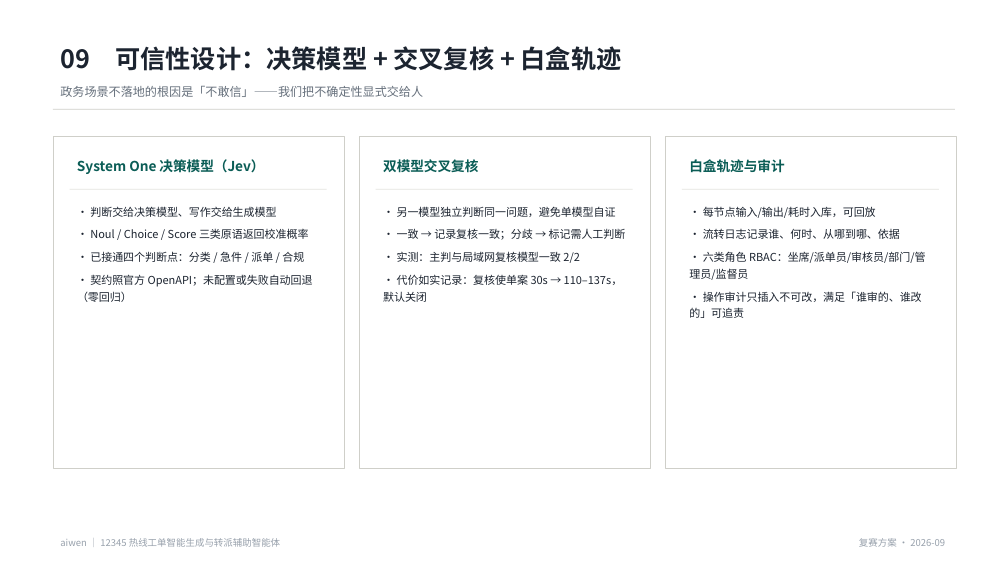
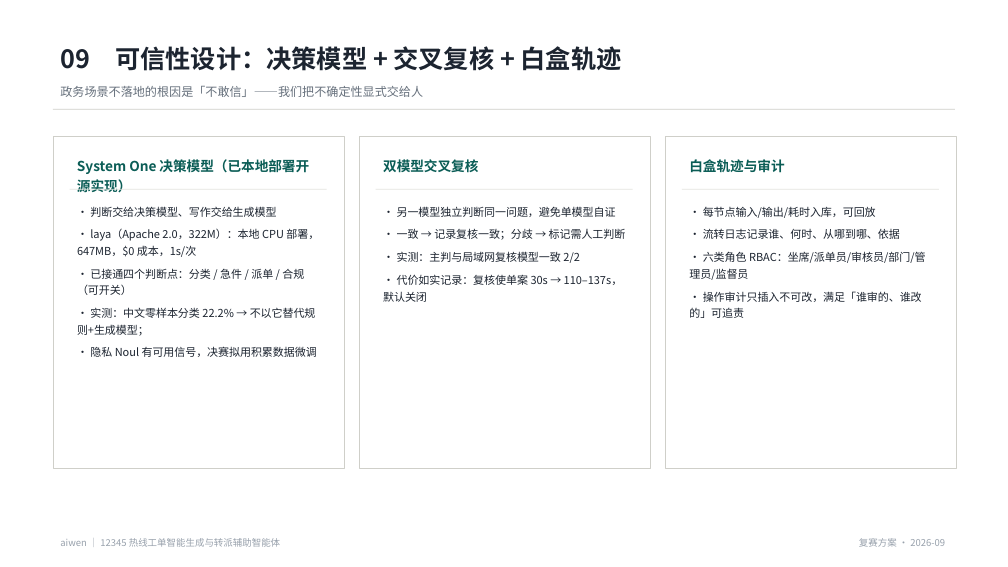
Before and after one commit to allen-iwen/12345Agent-, a slide deck: slide 10 of docs/competition/02_复赛方案.pptx. Drawn at 1008x567 pixels with LibreOffice and Linux fonts; fonts in the diff are those of the drawing. Boxes give left, top, right and bottom in pixels: in the first picture for what was removed or moved away, otherwise in the second. Text is boxed around its words. In the diff, an @@ line names an element or a change of style, - is before the commit and + after.

Commit message:
开源决策模型 laya 本地部署 + 实测评测（替代闭源 Jev 的可行性验证）
部署（scripts/setup_laya.py）
- laya = 多语言非自回归 System 1 决策模型（Apache 2.0），与 Jev 同类概念、权重开源
- 本机部署 multilingual 检查点（mmBERT-base 322M，647MB）：下载 38s、CPU 加载 37s、
  推理 625–1082ms/次、成本 $0；因内存仅剩 1.8GB 选 CPU 推理（GPU 需另装 CUDA torch）
- 接入层扩展：services/decision.py 现支持 laya | typesafe | vercel 三种 provider，
  同一契约（Noul/Choice/Score → 校准概率 + 置信度门控），拿到 TypeSafe Key 可零改动切换

实测（官方 18 条样例 + 构造标注集，全部可复现）
- 12 类分类留一验证：laya 零样本 11.1% → 提高选项 token 预算后 22.2%（生成模型链 100%）
- 安全隐患 Noul（12 条中文）：0.5 阈值 58.3%；隐患组 0.922 vs 非隐患 0.699；
  同集拟合最优阈值 83.3%（乐观）；典型错误：「油烟扰民」被判隐患 0.961
- 答复合规三维：过度承诺 Score 违规均值 1.489 < 合规均值 1.615（方向反转，不可分）；
  隐私 Noul 有信号（0.635 vs 0.305）；正面回应 Noul 方向相反
- 对照：规则引擎同集为 违规召回 100% / 合规误报 0%

结论与取舍（写入 docs/competition/09_决策模型评测_laya.md）
- 生产判断仍以「规则引擎 + 生成模型」为主（实测全面更优）
- laya 作为可选辅助信号（隐私 Noul 可用），provider 化接入、可开关、失败回退
- 零样本不可用 ≠ 无用：官方微调检查点在同族基准达 0.766，决赛拟用积累数据微调
- 现场演示优势：无需申请、无配额、可离线、成本为零

材料同步：PPT/PDF 的决策模型卡片改为「已本地部署开源实现」并附实测结论
回归：pytest 3/3、决策信号接入 22/22、三支柱全过

```diff
--- a/docs/competition/02_复赛方案.pptx
+++ b/docs/competition/02_复赛方案.pptx
@@ text at bbox=[77, 159, 309, 193]: text changed @@
-System One 决策模型（Jev）
+System One 决策模型（已本地部署开源实现）
@@ text at bbox=[77, 228, 319, 357]: text changed @@
-· Noul / Choice / Score 三类原语返回校准概率
-· 已接通四个判断点：分类 / 急件 / 派单 / 合规
-· 契约照官方 OpenAPI；未配置或失败自动回退（零回归）
+· laya（Apache 2.0，322M）：本地 CPU 部署，647MB，$0 成本，1s/次
+· 已接通四个判断点：分类 / 急件 / 派单 / 合规（可开关）
+· 实测：中文零样本分类 22.2% → 不以它替代规则+生成模型；
+· 隐私 Noul 有可用信号，决赛拟用积累数据微调
```
Also in this commit, not shown: 10 other files.
